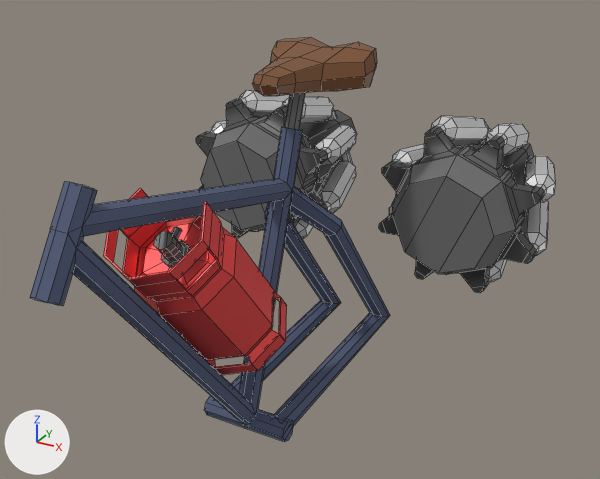
The FBX model Idiots On A Bike/Assets/Art/Floris/Bike.fbx as it was, and as the next commit left it.
Both versions are drawn from a 50 mm lens placed at (0.815, -1.091, 1.441), pointed at (-0.002, 0.395, 0.698). Arrows for +X, +Y and +Z are at lower left; the lights stay in place. Mesh edges are drawn as thin lines. Where no turn or scale is listed for an object, it has been applied to the vertices. Vertices at the same position are counted once.

Objects in the first picture: 'Bike'.
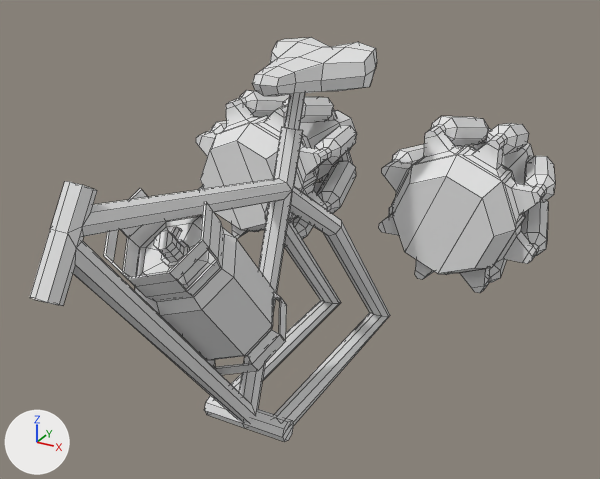
Commit message: new bike no

Changed parts and their boxes [x1, y1, x2, y2] in the pictures (600 x 479 px):
part 1 of me_cylinder_002, recoloured (red to grey)
    both: [104, 188, 287, 375]
part 2 of me_cylinder_002, recoloured (blue to grey)
    both: [30, 127, 390, 442]
part 3 of me_cylinder_002, recoloured
    both: [154, 93, 525, 275]
part 4 of me_cylinder_002, recoloured (brown to white)
    both: [253, 37, 377, 96]
part 5 of me_cylinder_002, recoloured
    both: [196, 99, 544, 293]
part 6 of me_cylinder_002, recoloured
    both: [208, 90, 555, 284]

Edits to the bpy script that builds the scene:
```text
Change me_cylinder_002:
    where me_cylinder_002.from_pydata(...)  # 1549 vertices, 1490 faces; spans x -0.47..0.47, y -0.37..1.2, z 0.35..1.11
    used by ob_bike; location = (0.0, 0.0, 0.0)
    me_cylinder_002 part 1: all 153 faces that had it switch from mat_gastank (red #ff5959) to no material
    me_cylinder_002 part 2: all 140 faces that had it switch from mat_bike (dark blue #535e7b) to no material
    me_cylinder_002 part 3: all 180 faces that had it switch from mat_jetenginefront (dark grey #6c6c6c) to no material
    me_cylinder_002 part 4: all 57 faces that had it switch from mat_saddle (brown #7c4f2c) to no material
    me_cylinder_002 part 5: all 320 faces that had it switch from mat_jetenginerear (dark grey #636363) to no material
    me_cylinder_002 part 6: all 640 faces that had it switch from mat_jetenginepipes (light grey #e1e1e1) to no material
```
